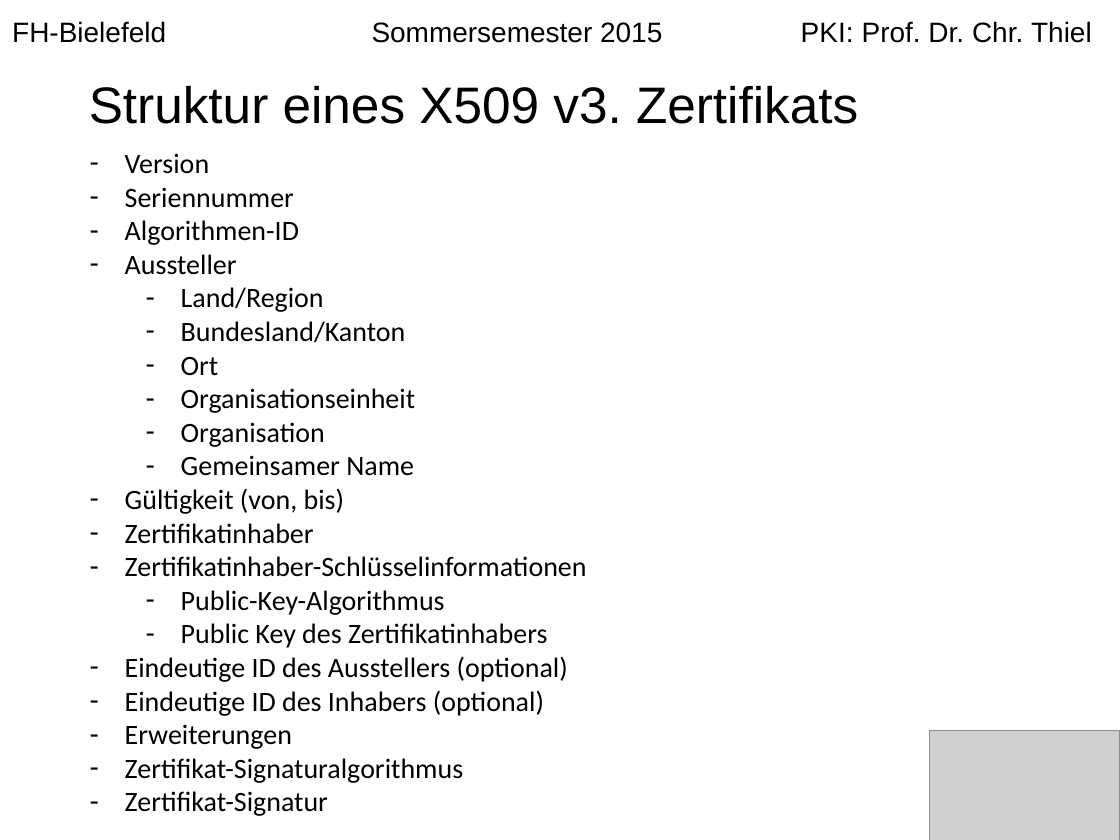
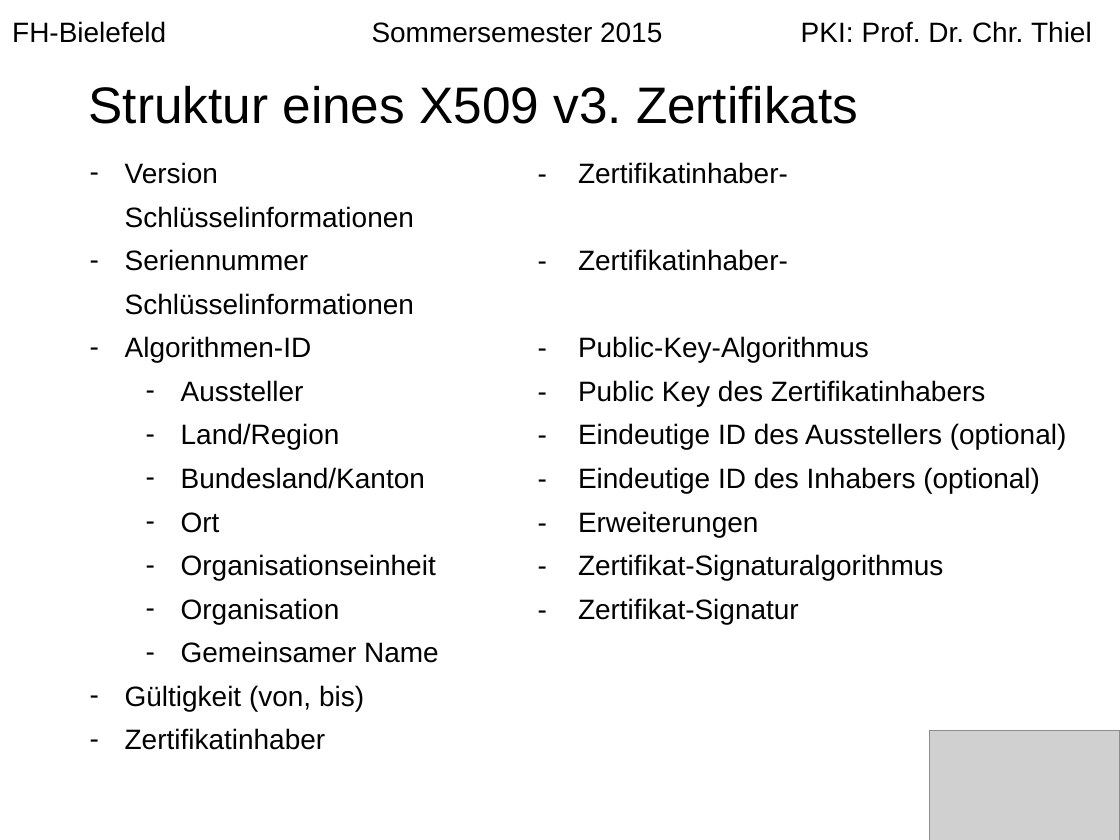
Before and after one commit to langec/pki, a slide deck: slide 7 of Erstellung_einer_PKI.pptx (slide 6 before the commit). Drawn at 1120x840 pixels with LibreOffice and Linux fonts; fonts in the diff are those of the drawing; grey boxes stand for pictures. Boxes give left, top, right and bottom in pixels: in the first picture for what was removed or moved away, otherwise in the second. Text is boxed around its words. In the diff, an @@ line names an element or a change of style, - is before the commit and + after.

Commit message:
update PPP

```diff
--- a/Erstellung_einer_PKI.pptx
+++ b/Erstellung_einer_PKI.pptx
@@ text at <box>125,162,1067,624</box>: text changed; font Calibri to Arial @@
-– Version
-– Seriennummer
-– Algorithmen-ID
-– Aussteller
-  – Land/Region
-  – Bundesland/Kanton
-  – Ort
-  – Organisationseinheit
-  – Organisation
+– Version - Zertifikatinhaber- Schlüsselinformationen
+– Seriennummer - Zertifikatinhaber- Schlüsselinformationen
+  – Algorithmen-ID - Public-Key-Algorithmus
+  – Aussteller - Public Key des Zertifikatinhabers
+  – Land/Region - Eindeutige ID des Ausstellers (optional)
+  – Bundesland/Kanton - Eindeutige ID des Inhabers (optional)
+  – Ort - Erweiterungen
+  – Organisationseinheit - Zertifikat-Signaturalgorithmus
+  – Organisation - Zertifikat-Signatur
@@ text at <box>125,556,587,816</box>: paragraphs removed @@
-– Zertifikatinhaber-Schlüsselinformationen
-  – Public-Key-Algorithmus
-  – Public Key des Zertifikatinhabers
-– Eindeutige ID des Ausstellers (optional)
-– Eindeutige ID des Inhabers (optional)
-– Erweiterungen
-– Zertifikat-Signaturalgorithmus
-– Zertifikat-Signatur
@@ text at <box>125,641,439,750</box>: font Calibri to Arial in "Gemeinsamer Name", "Gültigkeit (von, bis)", "Zertifikatinhaber"; line spacing 1 to 28pt @@
```
Also in this commit, not shown: 9 other slides changed, 1 slide removed.
